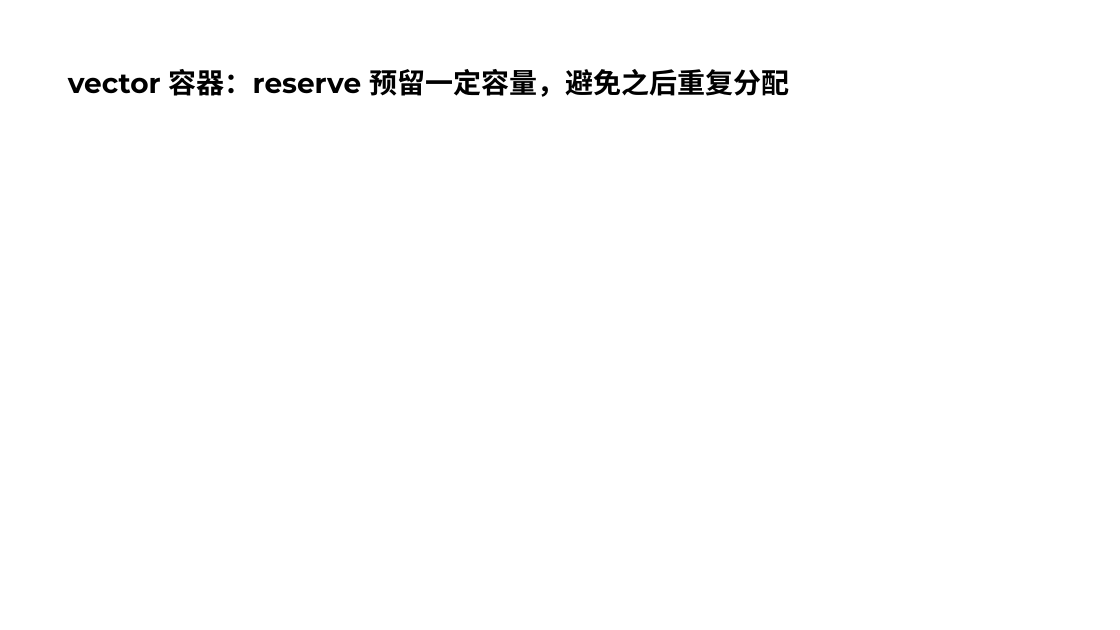
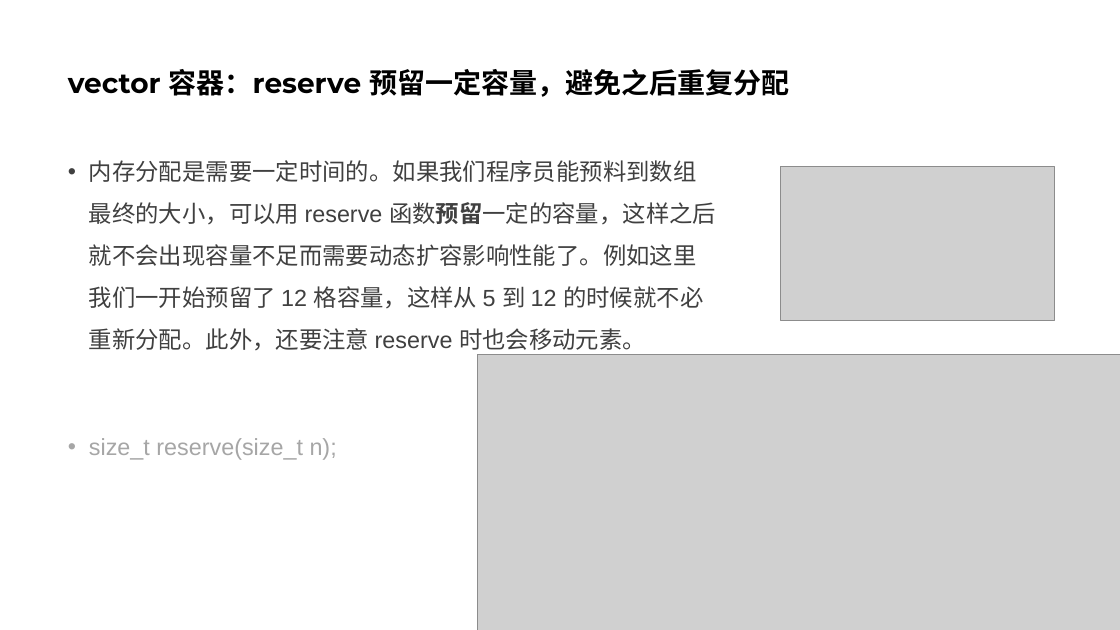
Before and after one commit to parallel101/course, a slide deck: slide 49 of 13/slides.pptx. Drawn at 1120x630 pixels with LibreOffice and Linux fonts; fonts in the diff are those of the drawing; grey boxes stand for pictures. Boxes give left, top, right and bottom in pixels: in the first picture for what was removed or moved away, otherwise in the second. Text is boxed around its words. In the diff, an @@ line names an element or a change of style, - is before the commit and + after.

```diff
--- a/13/slides.pptx
+++ b/13/slides.pptx
@@ text added at (89, 160, 716, 460), 20 pt, text #404040 @@
+• 内存分配是需要一定时间的。如果我们程序员能预料到数组最终的大小，可以用 reserve 函数预留一定的容量，这样之后就不会出现容量不足而需要动态扩容影响性能了。例如这里我们一开始预留了 12 格容量，这样从 5 到 12 的时候就不必重新分配。此外，还要注意 reserve 时也会移动元素。
+• size_t reserve(size_t n);
@@ picture added at (781, 166, 1055, 321) @@
@@ picture added at (478, 355, 1120, 630) @@
```
Also in this commit, not shown: 1 other slide changed, 8 slides added, 1 slide removed, 6 other files.
